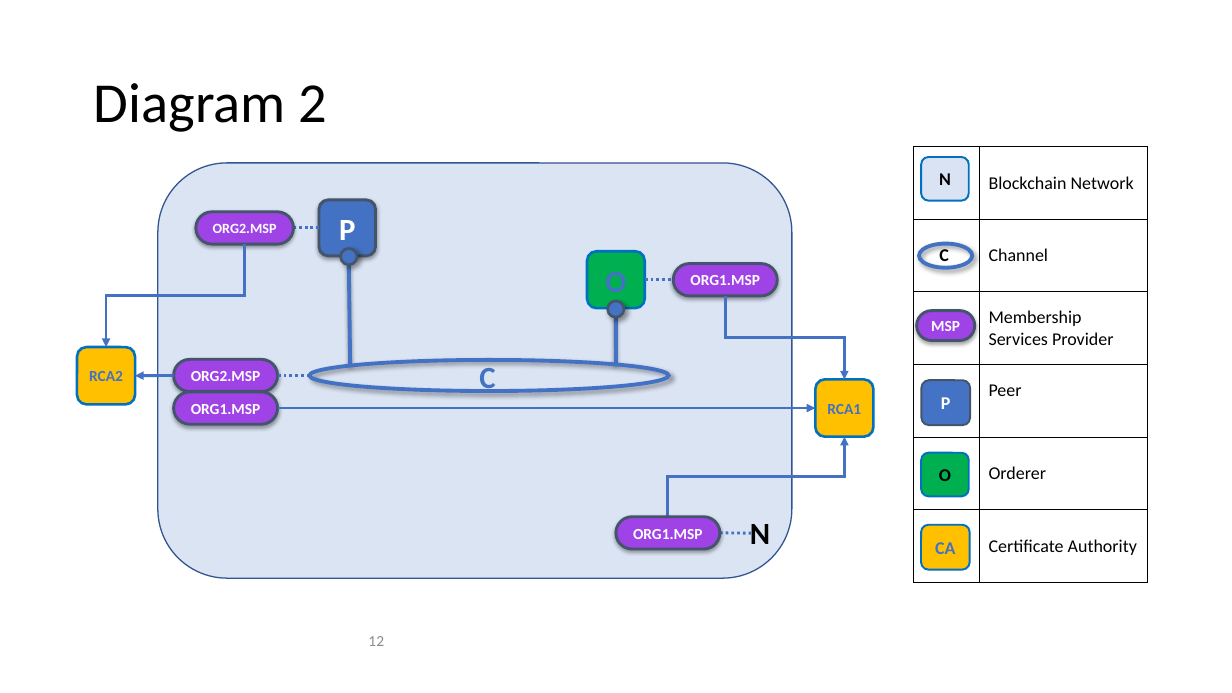
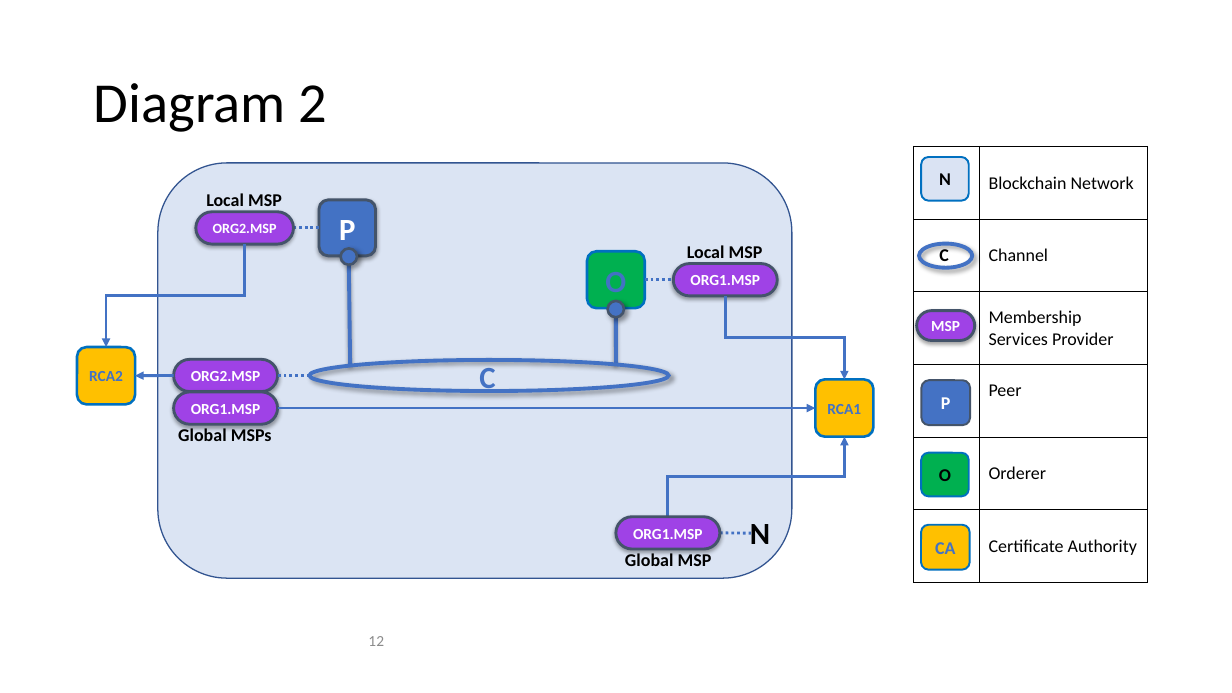
Before and after one commit to FabricTOC/FabricTOC, a slide deck: slide 12 of docs/OtherSourceMaterial/Diagrams.pptx. Drawn at 1232x693 pixels with LibreOffice and Linux fonts; fonts in the diff are those of the drawing. Boxes give left, top, right and bottom in pixels: in the first picture for what was removed or moved away, otherwise in the second. Text is boxed around its words. In the diff, an @@ line names an element or a change of style, - is before the commit and + after.

```diff
--- a/docs/OtherSourceMaterial/Diagrams.pptx
+++ b/docs/OtherSourceMaterial/Diagrams.pptx
@@ text added at box(206, 193, 282, 211), 14 pt, text #000000, bold @@
+Local MSP
@@ text added at box(687, 245, 763, 264), 14 pt, text #000000, bold @@
+Local MSP
@@ text added at box(178, 427, 272, 441), 14 pt, text #000000, bold @@
+Global MSPs
@@ text added at box(625, 552, 712, 566), 14 pt, text #000000, bold @@
+Global MSP
```
Also in this commit, not shown: 3 other files.
